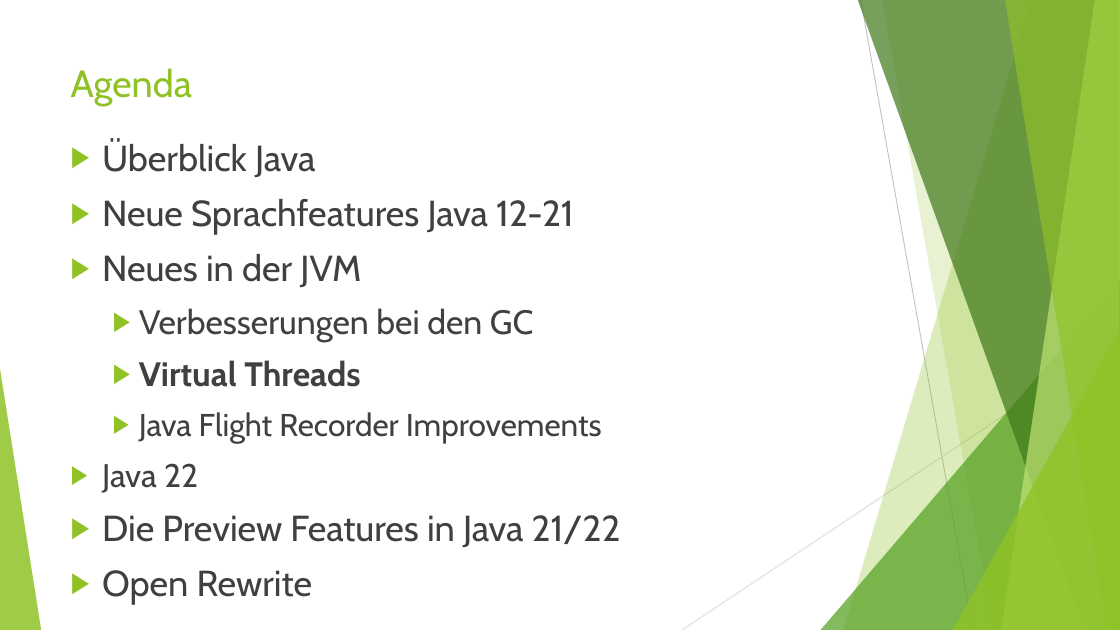
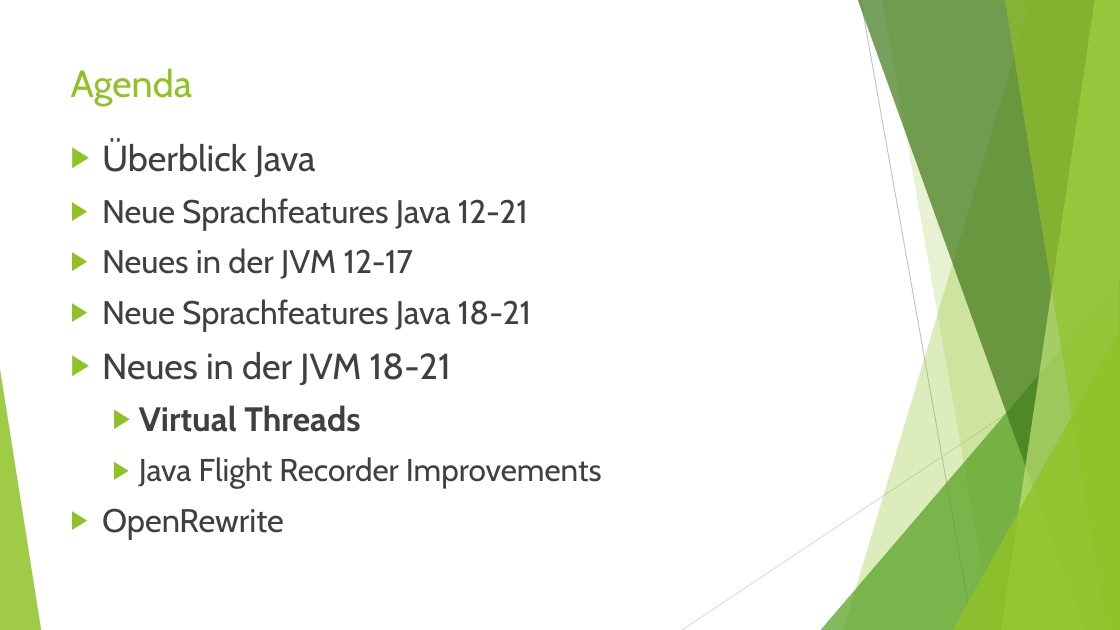
Before and after one commit to MichaelZett/20250210_java_12_17, a slide deck: slide 63 of Neuerungen_Java_12_17.pptx (slide 65 before the commit). Drawn at 1120x630 pixels with LibreOffice and Linux fonts; fonts in the diff are those of the drawing. Boxes give left, top, right and bottom in pixels: in the first picture for what was removed or moved away, otherwise in the second. Text is boxed around its words. In the diff, an @@ line names an element or a change of style, - is before the commit and + after.

```diff
--- a/Neuerungen_Java_12_17.pptx
+++ b/Neuerungen_Java_12_17.pptx
@@ text at <box>102,198,528,231</box>: size 31 to 28 pt in "Neue Sprachfeatures Java 12-21" @@
@@ text at <box>102,248,531,385</box>: text changed; size 29 to 28 pt @@
-▶ Neues in der JVM
-  ▶ Verbesserungen bei den GC
+▶ Neues in der JVM 12-17
+▶ Neue Sprachfeatures Java 18-21
+▶ Neues in der JVM 18-21
@@ text at <box>102,508,284,540</box>: text changed; size 31 to 28 pt @@
-▶ Java 22
-▶ Die Preview Features in Java 21/22
-▶ Open Rewrite
+▶ OpenRewrite
```
Also in this commit, not shown: 19 other slides changed, 28 slides removed, 7 other files.
